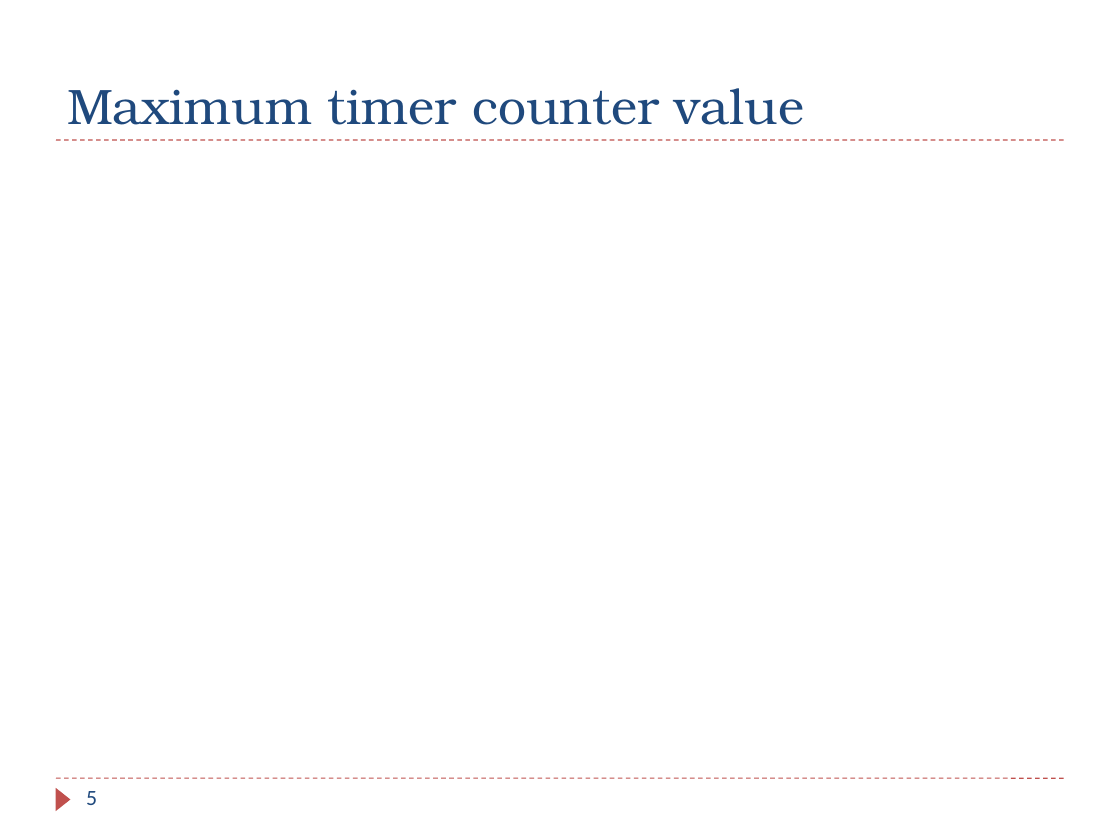
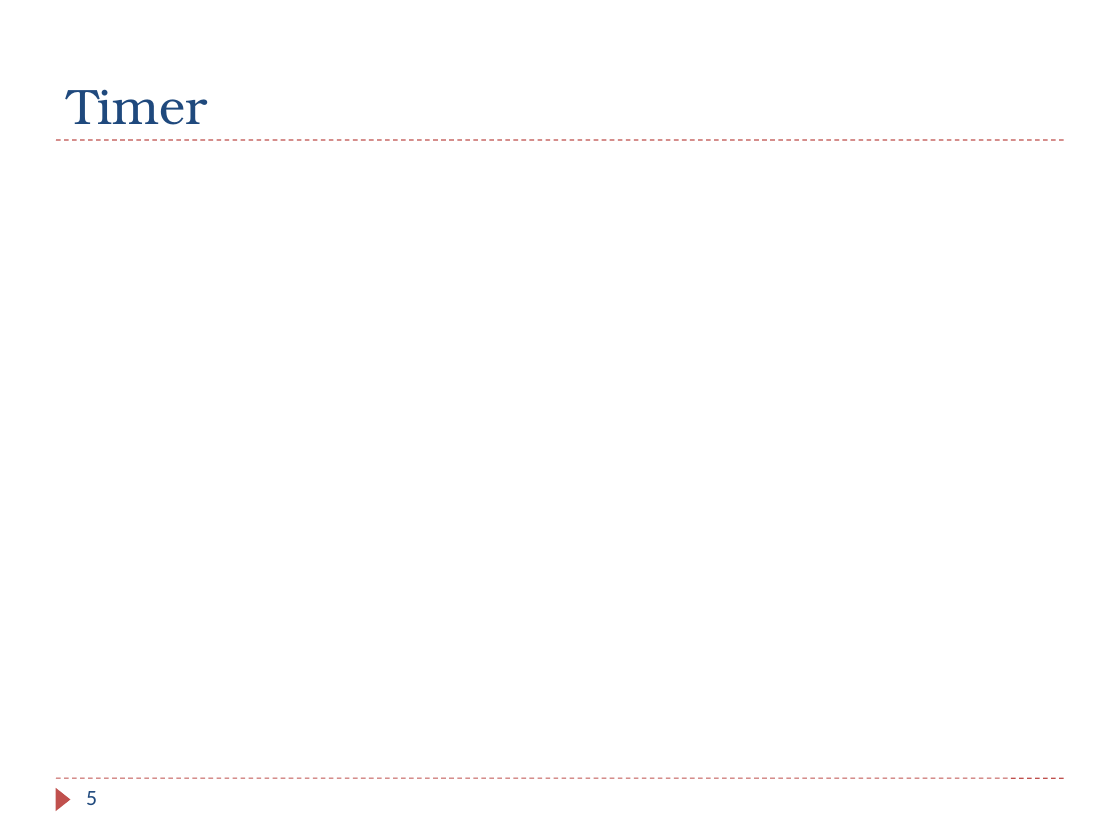
Before and after one commit to guhofstra/CSC111Fa25, a slide deck: slide 5 of PPTs/Ch11_Interrupt_Timer_PWM Exercises ANS.pptx. Drawn at 1120x840 pixels with LibreOffice and Linux fonts; fonts in the diff are those of the drawing; grey boxes stand for pictures. Boxes give left, top, right and bottom in pixels: in the first picture for what was removed or moved away, otherwise in the second. Text is boxed around its words. In the diff, an @@ line names an element or a change of style, - is before the commit and + after.

```diff
--- a/PPTs/Ch11_Interrupt_Timer_PWM Exercises ANS.pptx
+++ b/PPTs/Ch11_Interrupt_Timer_PWM Exercises ANS.pptx
@@ title at (67, 89, 207, 125): text changed @@
-Maximum timer counter value
+Timer
```
Also in this commit, not shown: 2 slides added, 1 slide removed, 4 other files.
